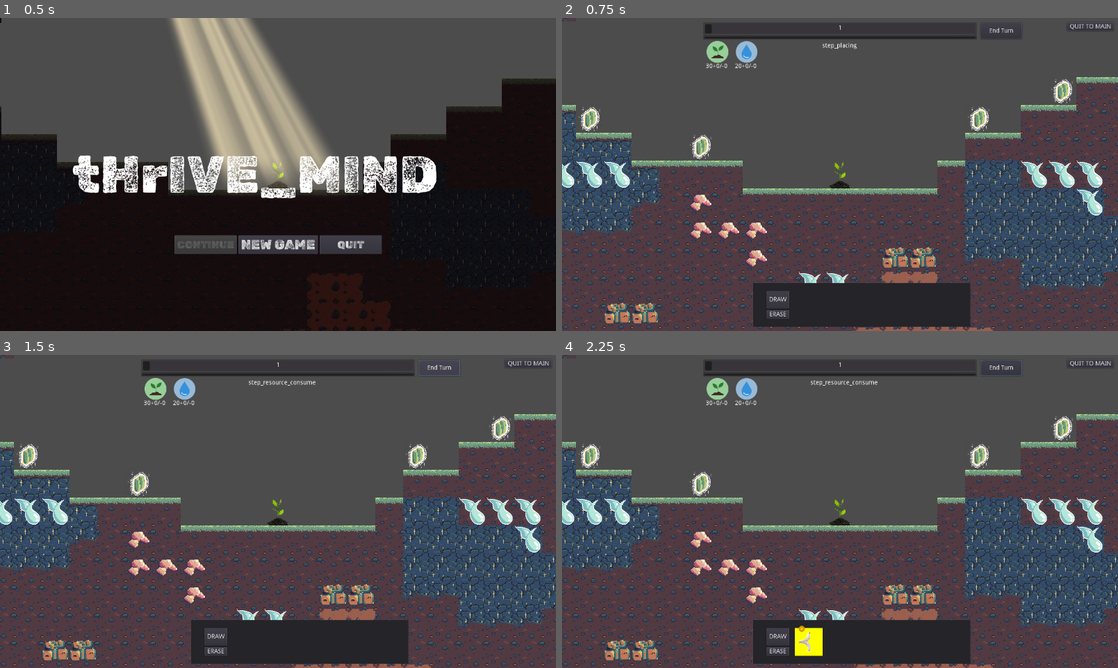
Above: before the commit, frames 1-4 (two rows, left to right).
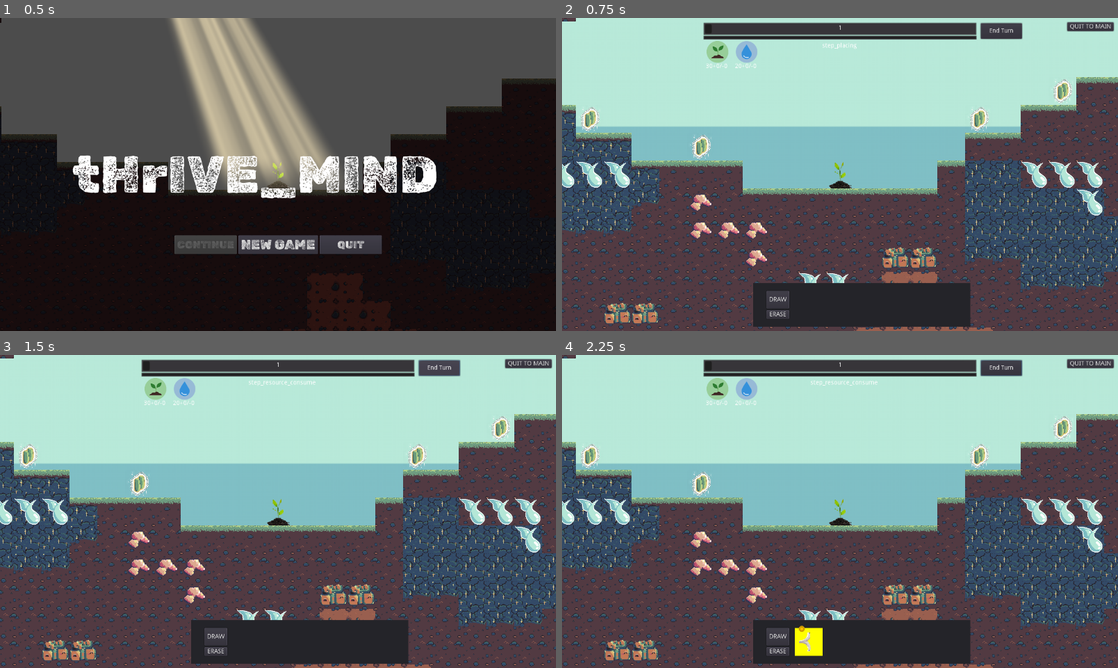
Above: after the commit, the same moments.

Repository: Gouellie/Roots
Game: Godot game, scene res://src/screens/main_menu.tscn
The game is run twice, just before and just after one commit, with the same random seed, the same clock (stepped at 60 frames per second) and the same inputs.
Inputs:
- Up to frame 1 (0.5 s): no input
- Up to frame 2 (0.75 s): click "NEW GAME" at 0.5 s
- Up to frame 3 (1.5 s): click "End Turn" at 1.25 s
- Up to frame 4 (2.25 s): click "DRAW" at 2 s

Frame 1 is identical in both runs. In frame 2, 39% of the frame differs, in the area x 0-100%, y 0-55%; in frame 3, 39%; in frame 4, 39%.

Commit message:
Added camera limit and background

Diff:
--- a/src/scenes/camera_controller.gd
+++ b/src/scenes/camera_controller.gd
@@ -7,9 +7,12 @@
 # how far in you can zoom
 var zoom_min   : Vector2 = Vector2(0.3, 0.3)
 # how far out you can zoom
-var zoom_max   : Vector2 = Vector2(3.0, 3.0)
+var zoom_max   : Vector2 = Vector2(2.5, 2.5)
 var zoom_speed : Vector2 = Vector2(0.2, 0.2)
 var desired_zoom : Vector2 = zoom
+
+var h_limits := Vector2(-900.0, 900.0)
+var w_limits := Vector2(-2500.0, 2500.0)
 
 var mouse_start_pos
 var screen_start_position
@@ -29,6 +32,8 @@
 
 func _ready() -> void:
 	camera_offset = OS.window_size * 0.5
+	w_limits += Vector2(camera_offset.x, camera_offset.x)
+	h_limits += Vector2(camera_offset.y, camera_offset.y)
 	var node = get_node(zoom_entity)
 	if node:
 		camera_center = node.position
@@ -71,6 +76,8 @@
 			position.x = camera_center.x - camera_offset.x
 		if lock_y:
 			position.y = camera_center.y - camera_offset.y
+		position.x = clamp(position.x, w_limits.x, w_limits.y)
+		position.y = clamp(position.y, h_limits.x, h_limits.y)
 
 
 func _change_camera_control_type() -> void:
--- a/src/scenes/main_scene.tscn
+++ b/src/scenes/main_scene.tscn
@@ -6,12 +6,25 @@
 [ext_resource path="res://src/scenes/game.gd" type="Script" id=4]
 [ext_resource path="res://src/scenes/librairies/managers/entity_manager.gd" type="Script" id=5]
 [ext_resource path="res://src/scenes/resources/player_resource_manager.tscn" type="PackedScene" id=6]
+[ext_resource path="res://assets/background/background_graadient.png" type="Texture" id=7]
 [ext_resource path="res://src/scenes/librairies/plants/plant.tscn" type="PackedScene" id=9]
 [ext_resource path="res://src/scripts/turns/turn_manager.gd" type="Script" id=10]
 [ext_resource path="res://src/scenes/terrain_moderate_2.tscn" type="PackedScene" id=11]
 
 [node name="MainScene" type="Node2D"]
 script = ExtResource( 4 )
+
+[node name="BackgroundLayer" type="CanvasLayer" parent="."]
+layer = -1
+
+[node name="Background" type="TextureRect" parent="BackgroundLayer"]
+anchor_right = 1.0
+anchor_bottom = 1.0
+margin_right = -618.0
+margin_bottom = -306.0
+rect_scale = Vector2( 2, 2 )
+mouse_filter = 2
+texture = ExtResource( 7 )
 
 [node name="TurnManager" type="Node2D" parent="."]
 script = ExtResource( 10 )
Not shown: 1 places in src/scenes/main_scene.tscn that only renumber resources
